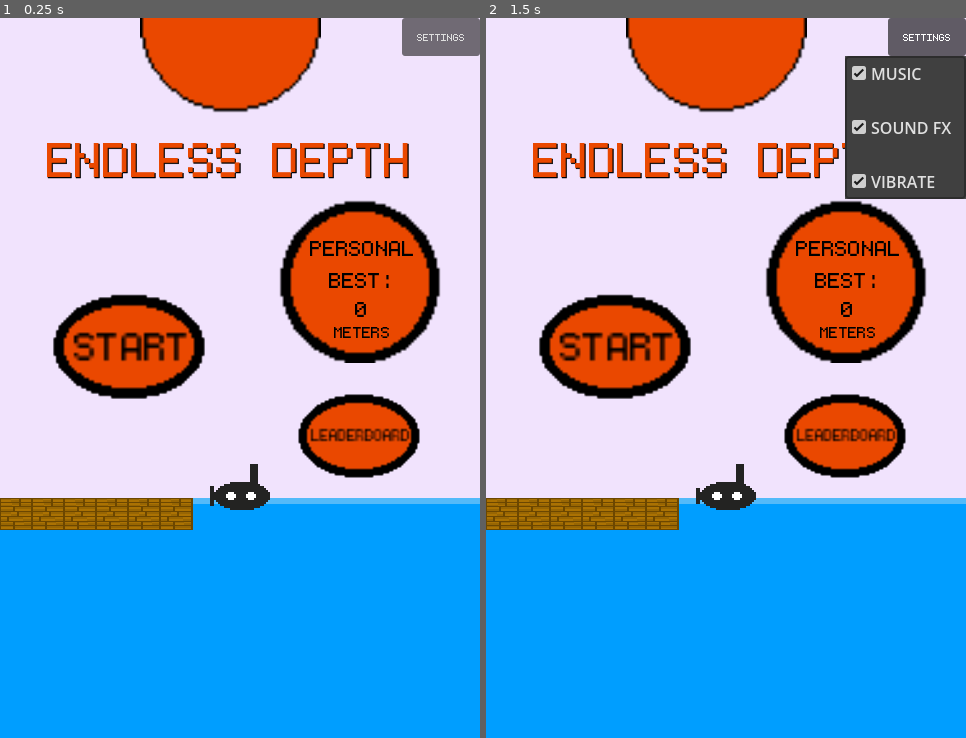
Above: before the commit, frames 1-2 (left to right).
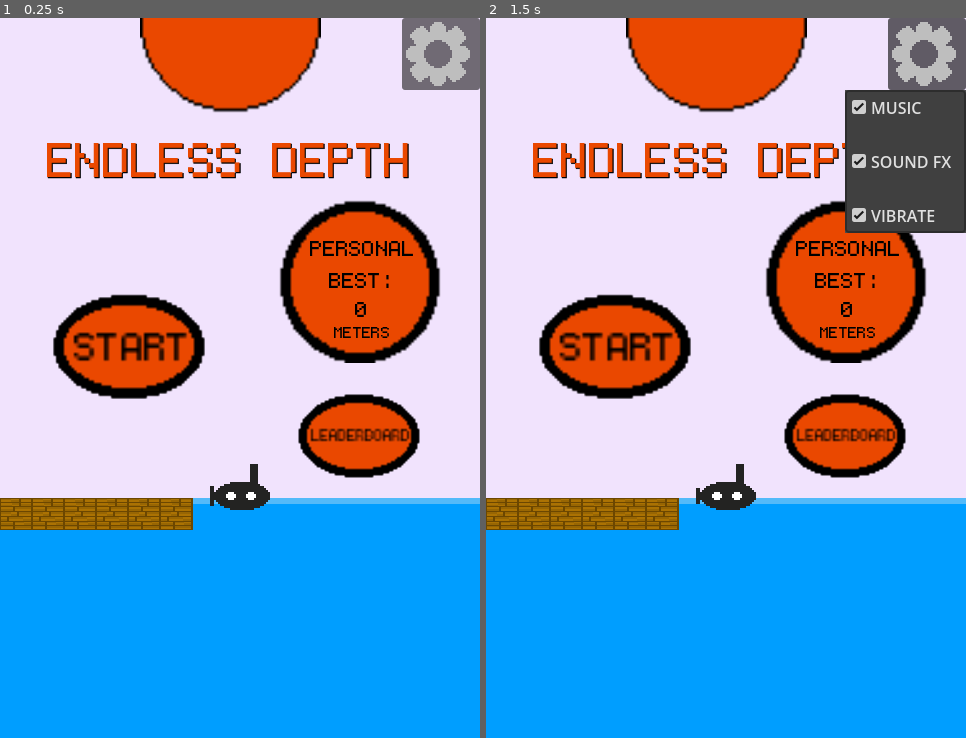
Above: after the commit, the same moments.

Repository: seb-navarro/Endless_Depth
Game: Godot game, scene res://Menu/Menu.tscn
Two runs of this game, one before a commit and one after it. Both use one fixed random seed, a clock stepped at 60 frames per second and the inputs below.
Inputs (mouse positions are in pixels of both pictures, inside the frame that each line leads up to; where the layout moved, square brackets give the same spot in the first picture):
- Up to frame 1 (0.25 s): no input
- Up to frame 2 (1.5 s): click (927, 54) [927, 39] at 0.5 s; tap Enter at 1.25 s; hold D (move_right) from 1.28 s (still down)

The runs differ from the first frame. In frame 1, 1.1% of the frame differs, in the area x 83-100%, y 0-10%; in frame 2, 3.4%, in the area x 74-100%, y 0-30%.

Commit message:
Settings icon added

Diff:
--- a/Main/main.gd
+++ b/Main/main.gd
@@ -19,7 +19,8 @@
 		Global.run_fuel = 100
 		Global.run_depth = 0
 		Global.difficulty = 1
-	elif Global.previous_scene == "menu" and Global.music == true:
+
+	if Global.previous_scene == "menu" and Global.music == true:
 		BackgroundMusic.play()
 
 	# Difficulty applied.
--- a/Menu/Menu.tscn
+++ b/Menu/Menu.tscn
@@ -25,6 +25,7 @@
 [ext_resource type="Texture2D" uid="uid://cph7gbuxm68ni" path="res://assets/art/player/Submarine (Right) - Endless Depth/submarine_right_12.png" id="23_28qiq"]
 [ext_resource type="Texture2D" uid="uid://b0r2crdj2lmmd" path="res://assets/art/player/Submarine (Right) - Endless Depth/submarine_right_13.png" id="24_njhgv"]
 [ext_resource type="AudioStream" uid="uid://csw1rfnibn667" path="res://assets/audio/sound effects/Endless Depth Button Pressed.wav" id="25_yq820"]
+[ext_resource type="Texture2D" uid="uid://y0vhoqnabuq" path="res://assets/art/environment/Settings Cog Wheel-1.png.png" id="26_8urww"]
 
 [sub_resource type="SpriteFrames" id="SpriteFrames_3f7tx"]
 animations = [{
@@ -407,7 +408,7 @@
 offset_bottom = 38.0
 grow_horizontal = 0
 theme_override_fonts/font = ExtResource("7_h5yxf")
-text = "SETTINGS"
+icon = ExtResource("26_8urww")
 flat = false
 item_count = 5
 popup/item_0/text = "MUSIC"
--- a/Menu/menu.gd
+++ b/Menu/menu.gd
@@ -80,7 +80,8 @@
 	pressed = true
 	$StartButton.visible = false
 	$LeaderboardButton.hide()
-	$PressedSound.play()
+	if Global.soundfx == true:
+		$PressedSound.play()
 	BackgroundMusic.stop()
 	Input.vibrate_handheld(100)
 
@@ -99,7 +100,8 @@
 
 # Opens the online leaderboard
 func _on_leaderboard_button_released() -> void:
-	$PressedSound.play()
+	if Global.soundfx == true:
+		$PressedSound.play()
 	$LeaderboardButton.hide()
 	$StartButton.hide()
 	$LeaderboardButton/LeaderboardTimer.start()
--- a/project.godot
+++ b/project.godot
@@ -40,11 +40,13 @@
 move_right={
 "deadzone": 0.5,
 "events": [Object(InputEventKey,"resource_local_to_scene":false,"resource_name":"","device":-1,"window_id":0,"alt_press …(192 unchanged characters)…
+, Object(InputEventKey,"resource_local_to_scene":false,"resource_name":"","device":-1,"window_id":0,"alt_pressed":false,"shift_pressed":false,"ctrl_pressed":false,"meta_pressed":false,"pressed":false,"keycode":0,"physical_keycode":4194321,"key_label":0,"unicode":0,"location":0,"echo":false,"script":null)
 ]
 }
 move_left={
 "deadzone": 0.5,
 "events": [Object(InputEventKey,"resource_local_to_scene":false,"resource_name":"","device":-1,"window_id":0,"alt_press …(191 unchanged characters)…
+, Object(InputEventKey,"resource_local_to_scene":false,"resource_name":"","device":-1,"window_id":0,"alt_pressed":false,"shift_pressed":false,"ctrl_pressed":false,"meta_pressed":false,"pressed":false,"keycode":0,"physical_keycode":4194319,"key_label":0,"unicode":0,"location":0,"echo":false,"script":null)
 ]
 }
 
Not shown: 1 places in Menu/Menu.tscn that only renumber resources
Binary file added: assets/art/environment/Settings Cog Wheel-1.png.png
Not shown, added: assets/art/environment/Settings Cog Wheel-1.png.png.import
